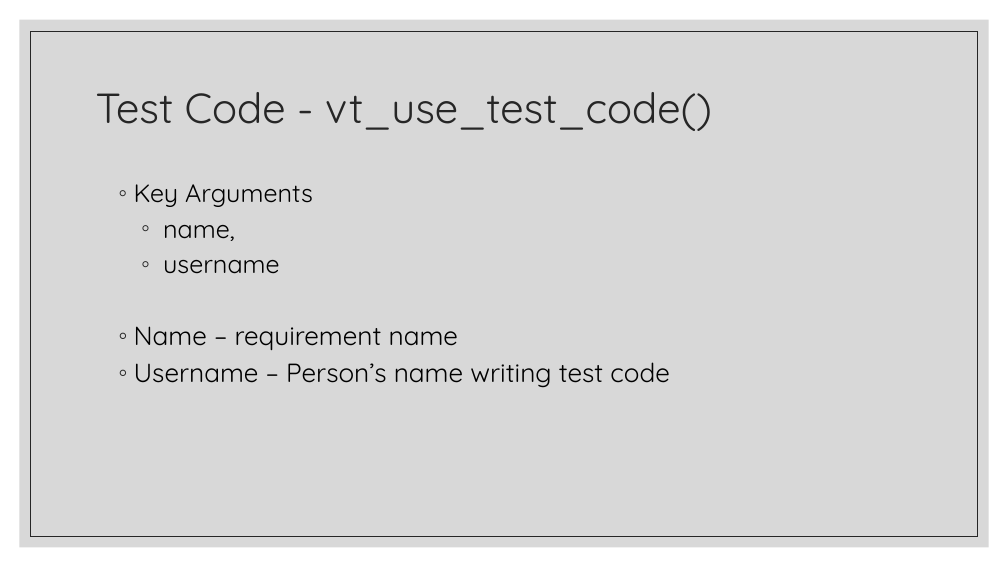
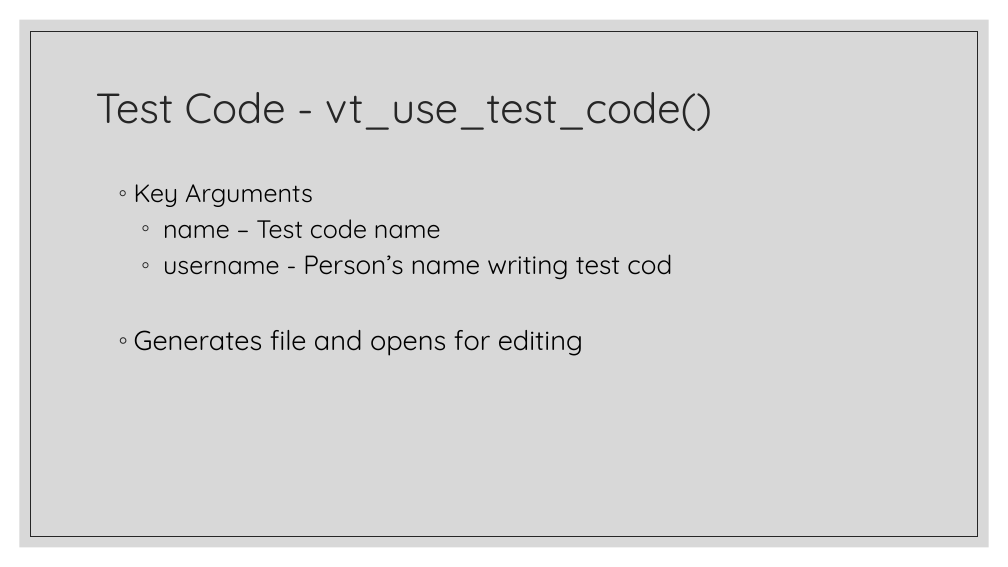
Before and after one commit to FredHutch/R_Package_Validation_Tutorial, a slide deck: slide 8 of Slides/Slides-05-The_Validation_Report/Slides-05-The_Validation_Report.pptx (slide 6 before the commit). Drawn at 1008x567 pixels with LibreOffice and Linux fonts; fonts in the diff are those of the drawing. Boxes give left, top, right and bottom in pixels: in the first picture for what was removed or moved away, otherwise in the second. Text is boxed around its words. In the diff, an @@ line names an element or a change of style, - is before the commit and + after.

```diff
--- a/Slides/Slides-05-The_Validation_Report/Slides-05-The_Validation_Report.pptx
+++ b/Slides/Slides-05-The_Validation_Report/Slides-05-The_Validation_Report.pptx
@@ text at bbox=[134, 219, 672, 356]: text changed; size 25 to 26 pt @@
-    ◦ name,
-    ◦ username
-  ◦ Name – requirement name
-  ◦ Username – Person’s name writing test code
+    ◦ name – Test code name
+    ◦ username - Person’s name writing test cod
+  ◦ Generates file and opens for editing
```
Also in this commit, not shown: 2 other slides changed, 5 slides added, 5 other files.
